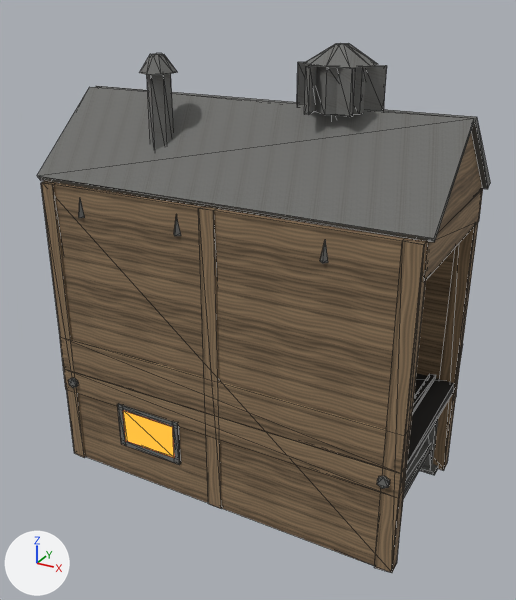
Before and after pictures for a commit that changed the glTF model blender/exports/rustic/thawing_shed.glb.
One viewpoint serves both versions: a camera (50 mm lens) standing at (2.86, -5.23, 4.34) and looking at (0.07, -0.15, 1.8). Lighting does not change. The marker at lower left points along +X, +Y and +Z. The older version comes first. Mesh edges are drawn as thin lines. Where no turn or scale is listed for an object, it has been applied to the vertices. Vertices at exactly the same position are counted once.

The first picture shows 'Belt', 'ThawingShed', 'Vent'.
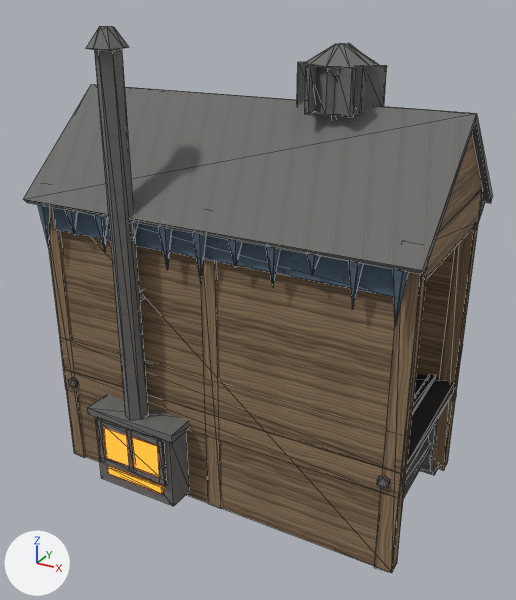
Where the change shows, as pixel boxes (x1, y1, x2, y2) in the pictures (516 x 600 px; the box of a moved part takes in the faces that stretch with it):
'ThawingShed', reshaped
    before: (37, 53, 490, 573)
    after: (24, 26, 493, 573)
part 1 of me_thawingshed, moved or reshaped
    before: (123, 411, 174, 457)
    after: (97, 421, 106, 458)
part 2 of me_thawingshed, added
    after: (126, 430, 135, 473)
part 3 of me_thawingshed, added
    after: (157, 441, 167, 484)
part 4 of me_thawingshed, added
    after: (86, 26, 129, 50)
part 5 of me_thawingshed, added
    after: (130, 221, 139, 236)
part 6 of me_thawingshed, added
    after: (193, 233, 206, 282)
part 7 of me_thawingshed, added
    after: (228, 239, 242, 267)
part 8 of me_thawingshed, added
    after: (266, 246, 281, 286)
part 9 of me_thawingshed, added
    after: (349, 261, 363, 310)
part 10 of me_thawingshed, added (orange)
    after: (103, 427, 160, 477)
part 11 of me_thawingshed, added (orange)
    after: (107, 466, 163, 494)
part 12 of me_thawingshed, deleted
    before: (79, 74, 181, 236)
part 13 of me_thawingshed, built on
    before: (140, 53, 483, 282)
    after: (38, 49, 485, 420)
part 14 of me_thawingshed, surface changed
    before: (37, 86, 490, 465)
    after: (24, 84, 493, 506)

The change, as a diff of the scene's bpy script:
```diff
--- a/blender/exports/rustic/thawing_shed.glb.py
+++ b/blender/exports/rustic/thawing_shed.glb.py
@@ me_thawingshed @@
-me_thawingshed.from_pydata(...)  # 436 vertices, 668 faces; spans x -1.74..1.74, y -0.87..0.87, z 0.0..3.85
+me_thawingshed.from_pydata(...)  # 656 vertices, 1020 faces; spans x -1.74..1.74, y -1.14..1.0, z 0.0..4.08
+# me_thawingshed part 1: the loose piece of 8 vertices spanning x -0.98..-0.42, y -0.84..-0.82, z 0.39..0.73 is scaled about its middle by (0.0886, 1.46, 1.33), then moved by (-0.34, -0.27, -0.03), in mat_rustic_metal (picture img_rustic_metal)
+# me_thawingshed part 2: the loose piece of 8 vertices spanning x -0.98..-0.42, y -0.84..-0.82, z 0.39..0.73 is copied, and the copy is scaled about its middle by (0.091, 1.52, 1.33), then moved by (0.0, -0.27, -0.03), in mat_rustic_metal (picture img_rustic_metal); it spans x -0.73..-0.67, y -1.12..-1.08, z 0.31..0.76
+# me_thawingshed part 3: the loose piece of 8 vertices spanning x -0.42..-0.36, y -0.85..-0.82, z 0.34..0.78 is copied, and the copy is moved by (0.03, -0.26, -0.03); it spans x -0.39..-0.34, y -1.12..-1.08, z 0.31..0.76
+# me_thawingshed part 4: the loose piece of 16 vertices spanning x -0.86..-0.55, y -0.55..-0.23, z 3.71..3.85 is copied, and the copy is moved by (0.0, -0.59, 0.23); it spans x -0.85..-0.55, y -1.14..-0.83, z 3.93..4.08
+# me_thawingshed part 5: a new loose piece, a 5-sided cone pointing to -z spanning x -0.68..-0.57, y -0.98..-0.88, z 2.48..2.65, in mat_rustic_paint_blue (picture img_rustic_paint_blue)
+# me_thawingshed part 6: a new loose piece, a 5-sided cone pointing to -z spanning x -0.05..0.05, y -0.98..-0.88, z 2.23..2.65, in mat_rustic_paint_blue (picture img_rustic_paint_blue)
+# me_thawingshed part 7: a new loose piece, a 5-sided cone pointing to -z spanning x 0.26..0.37, y -0.98..-0.88, z 2.42..2.65, in mat_rustic_paint_blue (picture img_rustic_paint_blue)
+# me_thawingshed part 8: a new loose piece, a 5-sided cone pointing to -z spanning x 0.58..0.68, y -0.98..-0.88, z 2.33..2.65, in mat_rustic_paint_blue (picture img_rustic_paint_blue)
+# me_thawingshed part 9: a new loose piece, a 5-sided cone pointing to -z spanning x 1.2..1.31, y -0.98..-0.88, z 2.28..2.65, in mat_rustic_paint_blue (picture img_rustic_paint_blue)
+# me_thawingshed part 10: the loose piece of 8 vertices spanning x -0.98..-0.42, y -0.84..-0.82, z 0.39..0.73 is copied, and the copy is scaled about its middle by (1.1, 0.995, 1.08), then moved by (0.0, -0.25, -0.03); it spans x -1.01..-0.39, y -1.1..-1.07, z 0.35..0.71
+# me_thawingshed part 11: the loose piece of 8 vertices spanning x -1.04..-0.36, y -0.85..-0.82, z 0.34..0.39 is copied, and the copy is scaled about its middle by (0.917, 1, 1.25), then moved by (0.0, -0.25, -0.15), in mat_lava (orange #ff731f, glowing orange #ff731f); it spans x -1.01..-0.39, y -1.1..-1.07, z 0.17..0.25
+# me_thawingshed part 12: 6 loose pieces with 52 vertices, spanning x -1.29..1.01, y -0.86..0.86, z 2.55..3.73, are deleted
+# me_thawingshed part 13: 59 vertices moved from x -1.74..1.74, y -0.86..0.81, z 0.34..3.85 to x -1.74..1.74, y -1.12..1.0, z 0.06..3.92; 21 vertices removed from x -0.86..1.7, y -0.83..-0.23, z 2.55..3.85; 127 vertices added at x -1.62..1.69, y -1.08..0.99, z 0.84..3.92
+# me_thawingshed part 14: 74 kept faces spanning x -1.74..1.74, y -1.12..1.0, z 0.06..3.53 get new texture (UV) coordinates
+# other edits to the shape of me_thawingshed do not show in these pictures
 me_thawingshed.materials.append(mat_rustic_handle)
@@ me_thawingshed @@
 me_thawingshed.materials.append(mat_lava)
+me_thawingshed.materials.append(mat_rustic_paint_blue)  # picture img_rustic_paint_blue
```
